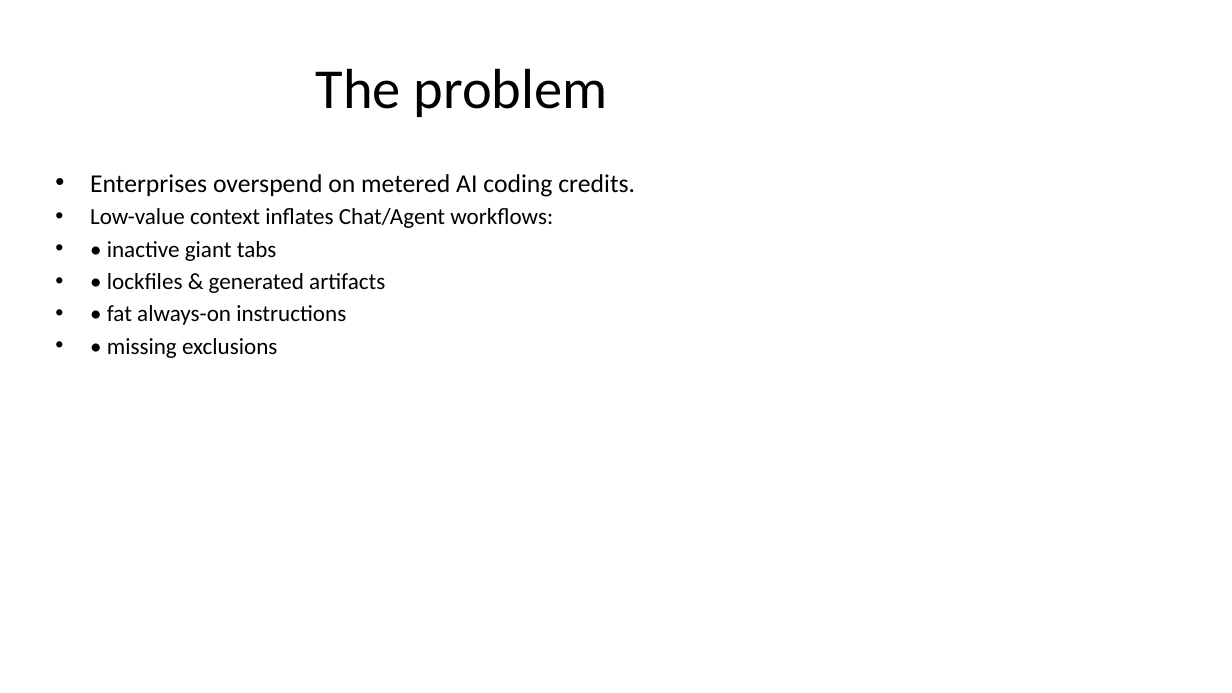
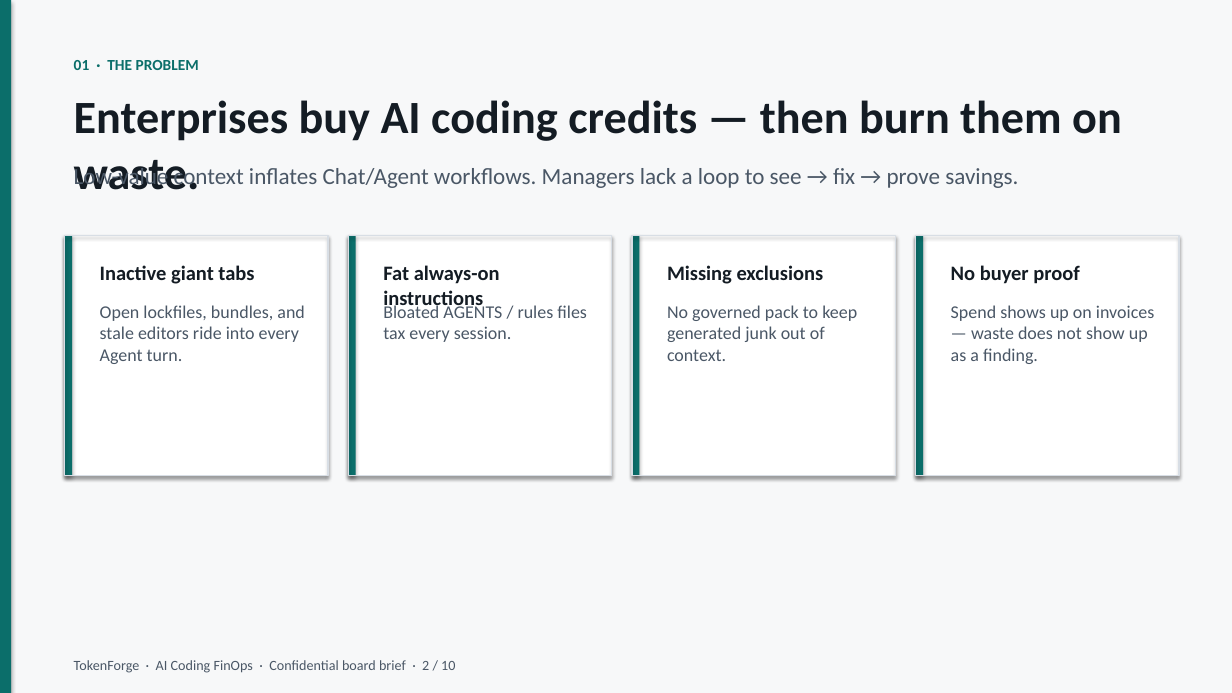
Before and after one commit to JordyNicholas/TokenForge, a slide deck: slide 2 of docs/pitch/TokenForge-Pitch.pptx. Drawn at 1232x693 pixels with LibreOffice and Linux fonts; fonts in the diff are those of the drawing. Boxes give left, top, right and bottom in pixels: in the first picture for what was removed or moved away, otherwise in the second. Text is boxed around its words. In the diff, an @@ line names an element or a change of style, - is before the commit and + after.

```diff
--- a/docs/pitch/TokenForge-Pitch.pptx
+++ b/docs/pitch/TokenForge-Pitch.pptx
@@ rectangle added at bbox=[0, 0, 1232, 693], fill #F7F8F9 @@
@@ rectangle added at bbox=[0, 0, 11, 693], fill #0B6E6A @@
@@ text "01 · THE PROBLEM" at bbox=[74, 60, 199, 70]: vertical alignment middle to top @@
@@ text at bbox=[74, 60, 199, 70]: text changed; size 44 to 12 pt; text colour #000000 to #0B6E6A; bold on @@
-The problem
+01 · THE PROBLEM
@@ text added at bbox=[74, 100, 1122, 141], 36 pt, text #141C24, bold @@
+Enterprises buy AI coding credits — then burn them on waste.
@@ text added at bbox=[74, 165, 1018, 191], 18 pt, text #4A5766 @@
+Low-value context inflates Chat/Agent workflows. Managers lack a loop to see → fix → prove savings.
@@ text removed at bbox=[90, 174, 635, 358] @@
-• Enterprises overspend on metered AI coding credits.
-• Low-value context inflates Chat/Agent workflows:
-• • inactive giant tabs
-• • lockfiles & generated artifacts
-• • fat always-on instructions
-• • missing exclusions
@@ rectangle added at bbox=[65, 236, 328, 476], fill #FFFFFF @@
@@ rectangle added at bbox=[65, 236, 72, 476], fill #0B6E6A @@
@@ rectangle added at bbox=[65, 236, 328, 476], outline #D8DEE5 1 pt @@
@@ rectangle added at bbox=[348, 236, 612, 476], fill #FFFFFF @@
@@ rectangle added at bbox=[348, 236, 356, 476], fill #0B6E6A @@
@@ rectangle added at bbox=[348, 236, 612, 476], outline #D8DEE5 1 pt @@
@@ rectangle added at bbox=[632, 236, 896, 476], fill #FFFFFF @@
@@ rectangle added at bbox=[632, 236, 640, 476], fill #0B6E6A @@
@@ rectangle added at bbox=[632, 236, 896, 476], outline #D8DEE5 1 pt @@
@@ rectangle added at bbox=[916, 236, 1179, 476], fill #FFFFFF @@
@@ rectangle added at bbox=[916, 236, 923, 476], fill #0B6E6A @@
@@ rectangle added at bbox=[916, 236, 1179, 476], outline #D8DEE5 1 pt @@
@@ text added at bbox=[100, 265, 254, 284], 16 pt, text #141C24, bold @@
+Inactive giant tabs
@@ text added at bbox=[383, 265, 500, 311], 16 pt, text #141C24, bold @@
+Fat always-on instructions
@@ text added at bbox=[667, 265, 824, 284], 16 pt, text #141C24, bold @@
+Missing exclusions
@@ text added at bbox=[951, 265, 1080, 284], 16 pt, text #141C24, bold @@
+No buyer proof
@@ text added at bbox=[100, 305, 304, 364], 14 pt, text #4A5766 @@
+Open lockfiles, bundles, and stale editors ride into every Agent turn.
@@ text added at bbox=[383, 303, 587, 342], 14 pt, text #4A5766 @@
+Bloated AGENTS / rules files tax every session.
@@ text added at bbox=[667, 305, 857, 361], 14 pt, text #4A5766 @@
+No governed pack to keep generated junk out of context.
@@ text added at bbox=[951, 305, 1154, 364], 14 pt, text #4A5766 @@
+Spend shows up on invoices — waste does not show up as a finding.
@@ text added at bbox=[74, 660, 455, 673], 11 pt, text #4A5766 @@
+TokenForge · AI Coding FinOps · Confidential board brief · 2 / 10
```
Also in this commit, not shown: 8 other slides changed, 1 slide added, 1 slide removed, 3 other files.
